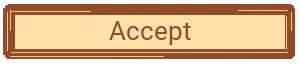
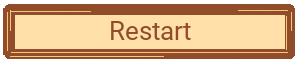
Layered file, before and after one edit (300×64). Changes by layer:
renamed "Accept" to "Restart", painted on it over [109, 21, 183, 45]
